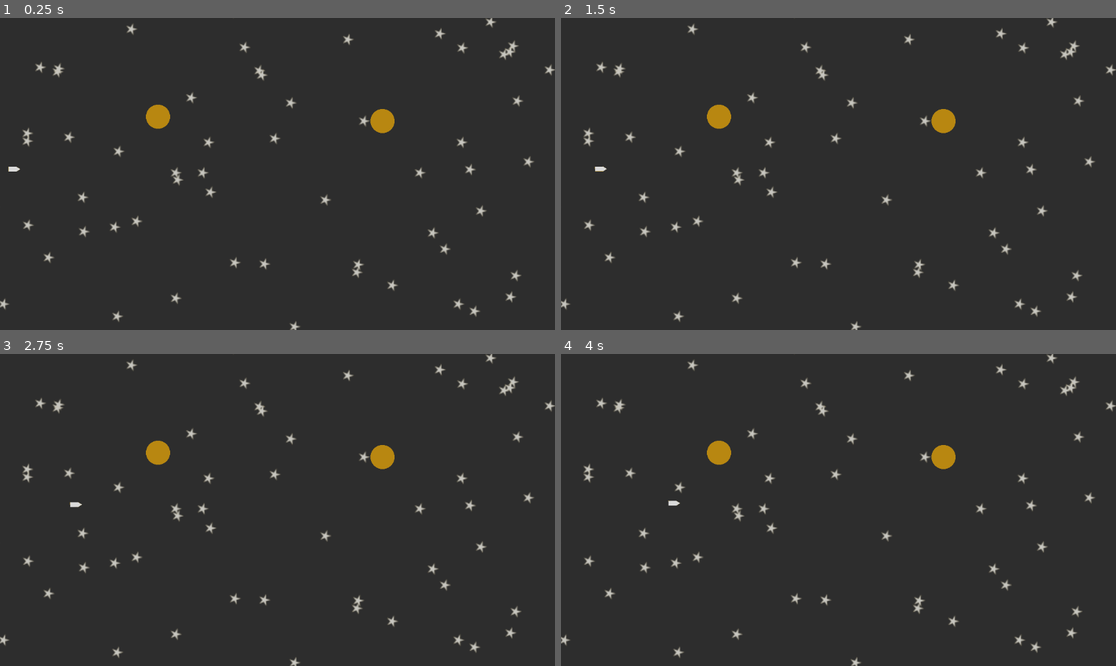
Above: before the commit, frames 1-4 (two rows, left to right).
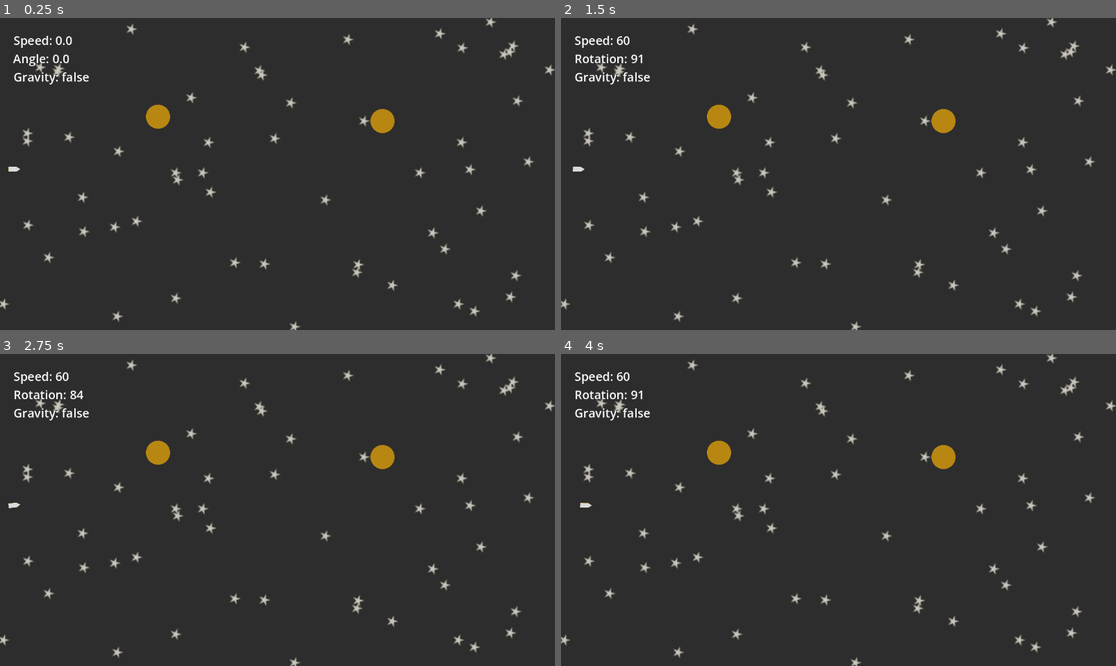
Above: after the commit, the same moments.

Repository: ChrisWoody/GravityAssist
Game: Godot game, scene res://scenes/world.tscn
Same seed, same stepped clock (60 frames per second), same inputs: the game is played once before the commit and once after it.
Inputs:
- Up to frame 1 (0.25 s): no input
- Up to frame 2 (1.5 s): tap Enter at 0.5 s; hold Left (angle_up) 0.53-1.28 s; tap Space (launch) at 0.6, 1.25, 1.35 s; hold Right (angle_down) from 1.28 s (still down)
- Up to frame 3 (2.75 s): tap Enter at 2 s; release Right (angle_down) at 2.03 s; hold Left (angle_up) from 2.03 s (still down); tap Space (launch) at 2.1 s
- Up to frame 4 (4 s): tap Space (launch) at 2.85, 3.5, 3.6 s; release Left (angle_up) at 3.53 s; hold Right (angle_down) from 3.53 s (still down)

The runs differ from the first frame. In frame 1, 0.5% of the frame differs, in the area x 2-17%, y 5-22%; in frame 2, 0.6%; in frame 3, 0.6%, in the area x 1-17%, y 5-50%; in frame 4, 0.6%.

Commit message:
Add some helpful debugging info, reset game quickly, try apply gravity via rotation

Diff:
--- a/scenes/world.tscn
+++ b/scenes/world.tscn
@@ -1,11 +1,16 @@
-[gd_scene load_steps=5 format=3 uid="uid://dr08ajut6v7wk"]
+[gd_scene load_steps=8 format=3 uid="uid://dr08ajut6v7wk"]
 
 [ext_resource type="Texture2D" uid="uid://baeptu70722k0" path="res://assests/backgroundv1.png" id="1_s5gvq"]
 [ext_resource type="PackedScene" uid="uid://b5o8hhlfen65s" path="res://scenes/planet.tscn" id="2_kspeu"]
 [ext_resource type="PackedScene" uid="uid://ddiylcki0mec2" path="res://scenes/spaceship.tscn" id="3_saj76"]
+[ext_resource type="Script" path="res://scripts/uimanager.gd" id="4_moe5a"]
+[ext_resource type="Script" path="res://scripts/game_manager.gd" id="5_frs4h"]
 
 [sub_resource type="QuadMesh" id="QuadMesh_hrhu3"]
 size = Vector2(1000, 800)
+
+[sub_resource type="LabelSettings" id="LabelSettings_jpjxx"]
+font_size = 25
 
 [node name="World" type="Node"]
 
@@ -25,3 +30,23 @@
 
 [node name="Spaceship" parent="." instance=ExtResource("3_saj76")]
 position = Vector2(-546, -10)
+
+[node name="GameUI" type="CanvasGroup" parent="."]
+script = ExtResource("4_moe5a")
+
+[node name="Label" type="Label" parent="GameUI"]
+offset_left = -548.0
+offset_top = -295.0
+offset_right = -341.0
+offset_bottom = -222.0
+text = "Speed: 0.0
+Angle: 0.0
+Gravity: false"
+label_settings = SubResource("LabelSettings_jpjxx")
+
+[node name="GameManager" type="Node" parent="."]
+script = ExtResource("5_frs4h")
+
+[connection signal="somethingChanged" from="Spaceship" to="GameUI" method="_on_spaceship_something_changed"]
+[connection signal="launch" from="GameManager" to="Spaceship" method="_on_game_manager_launch"]
+[connection signal="resetGame" from="GameManager" to="Spaceship" method="_on_game_manager_reset_game"]
--- /dev/null
+++ b/scripts/game_manager.gd
@@ -0,0 +1,24 @@
+extends Node
+
+signal resetGame
+signal launch
+
+# Called when the node enters the scene tree for the first time.
+func _ready() -> void:
+	pass # Replace with function body.
+
+var playing := false
+var preparing := true
+
+# Called every frame. 'delta' is the elapsed time since the previous frame.
+func _process(_delta: float) -> void:
+	if preparing:
+		if Input.is_action_just_pressed("launch"):
+			preparing = false
+			playing = true
+			launch.emit()
+	elif playing:
+		if Input.is_action_just_pressed("launch"):
+			preparing = true
+			playing = false
+			resetGame.emit()
--- a/scripts/planet.gd
+++ b/scripts/planet.gd
@@ -11,6 +11,7 @@
 func _process(delta: float) -> void:
 	var diff := position - spaceship.position
 	if diff.length() < 150.0:
-		spaceship.applyGravity(diff.normalized())
+		var gravityRotation := -2.0 if spaceship.position.y > position.y else 2.0
+		spaceship.applyGravity(diff.normalized(), gravityRotation)
 
 	pass
--- a/scripts/spaceship.gd
+++ b/scripts/spaceship.gd
@@ -1,19 +1,37 @@
 class_name Spaceship extends Node2D
+
+signal somethingChanged(speed: float, rotation: float, gravityApplied: bool)
 
 const ROTATE_TIMEOUT = 0.05
 var rotateElapsed := 0.0
 
 var playing := false
+var speed := 60.0
 
+const gravityTimeout = 0.1
+var gravityAppliedElapsed := 0.0
+var applyGravityNext := false
 var gravity := Vector2.ZERO
+var gravityRotation := 0.0
+
+var originalPosition := Vector2.ZERO
+
+func _ready() -> void:
+	originalPosition = global_position
 
 func _process(delta: float) -> void:
+	if playing:
+		if applyGravityNext:
+			gravityAppliedElapsed += delta
+			if gravityAppliedElapsed >= gravityTimeout:
+				gravityAppliedElapsed = 0.0
+				applyGravityNext = false
+				speed += 2
+				rotation_degrees += gravityRotation
 
-	if Input.is_action_just_pressed("launch"):
-		playing = true
-
-	if playing:
-		position += (Vector2.from_angle(deg_to_rad(rotation_degrees - 90.0)) * delta * 60.0) + (gravity * delta * 20.0) # not the best way but fine for now
+		position += (Vector2.from_angle(deg_to_rad(rotation_degrees - 90.0)) * delta * speed)
+		somethingChanged.emit(speed, rotation_degrees, applyGravityNext)
+		#position += (Vector2.from_angle(deg_to_rad(rotation_degrees - 90.0)) * delta * 60.0) + (gravity * delta * 20.0) # not the best way but fine for now
 	else:
 		var angleDir := 0.0
 		if Input.is_action_pressed("angle_up"):
@@ -26,8 +44,25 @@
 			if rotateElapsed >= ROTATE_TIMEOUT:
 				rotateElapsed = 0
 				rotation_degrees += angleDir
+				somethingChanged.emit(speed, rotation_degrees, applyGravityNext)
 		else:
 			rotateElapsed = 0.0
 
-func applyGravity(dir: Vector2) -> void:
-	gravity = dir
+func applyGravity(dir: Vector2, gravityRotationToApply: float) -> void:
+	#gravity = dir
+	applyGravityNext = true
+	gravityRotation = gravityRotationToApply
+
+
+func _on_game_manager_launch() -> void:
+	playing = true
+
+func _on_game_manager_reset_game() -> void:
+	playing = false
+	applyGravityNext = false
+	gravityRotation = 0.0
+	rotateElapsed = 0.0
+	speed = 60.0
+	rotation_degrees = 90.0
+	global_position = originalPosition
+	somethingChanged.emit(speed, rotation_degrees, applyGravityNext)
--- /dev/null
+++ b/scripts/uimanager.gd
@@ -0,0 +1,16 @@
+extends CanvasGroup
+
+@onready var label: Label = $Label
+
+# Called when the node enters the scene tree for the first time.
+func _ready() -> void:
+	pass # Replace with function body.
+
+
+# Called every frame. 'delta' is the elapsed time since the previous frame.
+func _process(delta: float) -> void:
+	pass
+
+
+func _on_spaceship_something_changed(speed:float, rotation:float, gravityApplied:bool) -> void:
+	label.text = "Speed: " + str(speed) + "\r\n" + "Rotation: " + str(rotation) + "\r\n" + "Gravity: " + str(gravityApplied)
